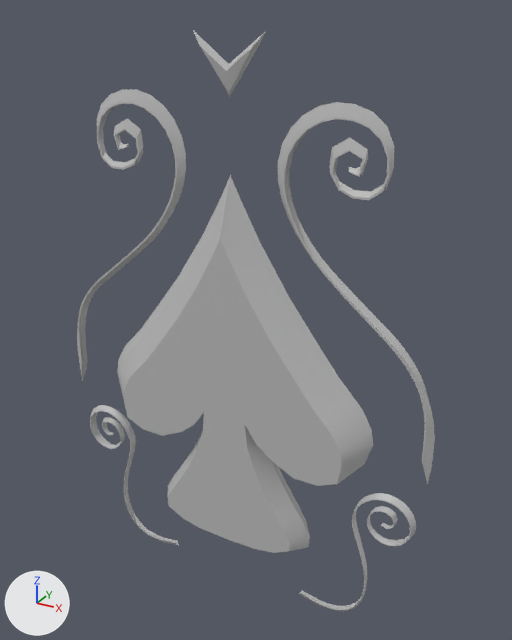
A saved change to the FBX model Assets/Art/3D/Pickups/Mesh_pickup_jump_low.fbx.
The view is the same before and after, from a 50 mm lens placed at (0.0836, -0.1398, 0.0812), pointed at (0.0039, 0.0051, 0.0087). The lights are fixed; the arrows at lower left show +X, +Y and +Z. Where no turn or scale is listed for an object, it has been applied to the vertices.

In view in the first picture: 'Mesh_pickup_jump_low'.
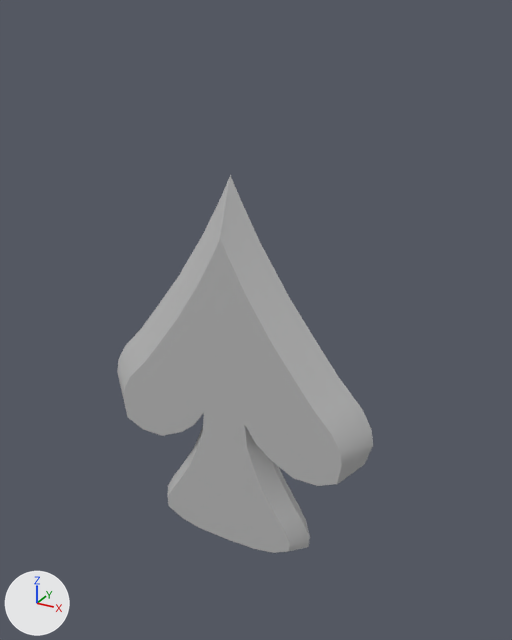
Where the newer file only moved an object's origin or applied its transform, the numbers keep the older frame.

Edits to the bpy script that builds the scene:
```text
Change me_mesh:
    where me_mesh.from_pydata(...)  # 2082 vertices, 2072 faces; spans x -0.0532..0.0532, y -0.0051..0.0051, z -0.0743..0.0743
    used by ob_mesh_pickup_jump_low; location = (0.0, 0.0, 0.0028)
    me_mesh part 1: the loose piece of 448 vertices spanning x 0.0205..0.0511, y -0.0014..0.0013, z -0.0743..-0.0302 is deleted
    me_mesh part 2: the loose piece of 448 vertices spanning x -0.0511..-0.0205, y -0.0014..0.0013, z -0.0743..-0.0302 is deleted
    me_mesh part 3: the loose piece of 312 vertices spanning x 0.0122..0.0532, y -0.0019..0.0019, z -0.0241..0.0609 is deleted
    me_mesh part 4: the loose piece of 312 vertices spanning x -0.0532..-0.0122, y -0.0019..0.0019, z -0.0241..0.0609 is deleted
    me_mesh part 5: the loose piece of 12 vertices spanning x -0.0091..0.0091, y -0.0012..0.0013, z 0.0605..0.0743 is deleted
```

Location of each change, (x1, y1, x2, y2) in pixels of the pictures (512 x 640 px):
'Mesh_pickup_jump_low', reshaped (28% narrower, 35% shorter)
    before: (77, 30, 435, 611)
    after: (117, 175, 373, 553)
part 1 of me_mesh, deleted
    before: (299, 493, 416, 611)
part 2 of me_mesh, deleted
    before: (90, 405, 179, 545)
part 3 of me_mesh, deleted
    before: (278, 102, 435, 484)
part 4 of me_mesh, deleted
    before: (77, 89, 186, 381)
part 5 of me_mesh, deleted
    before: (193, 30, 266, 97)
